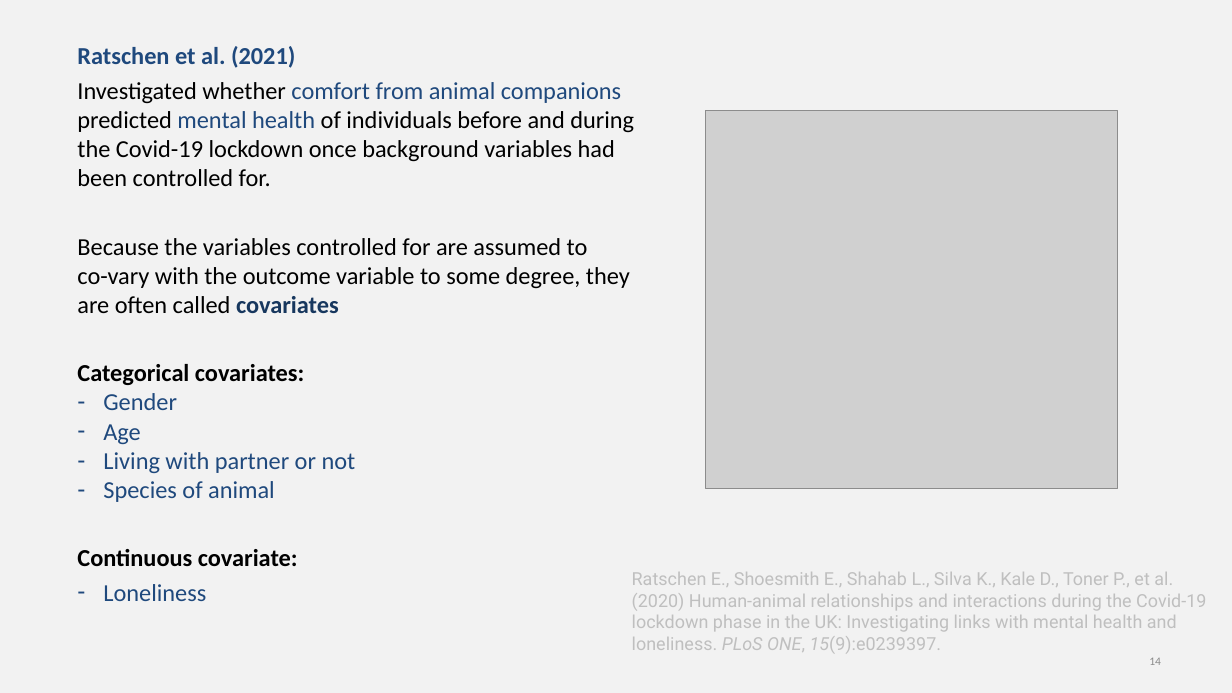
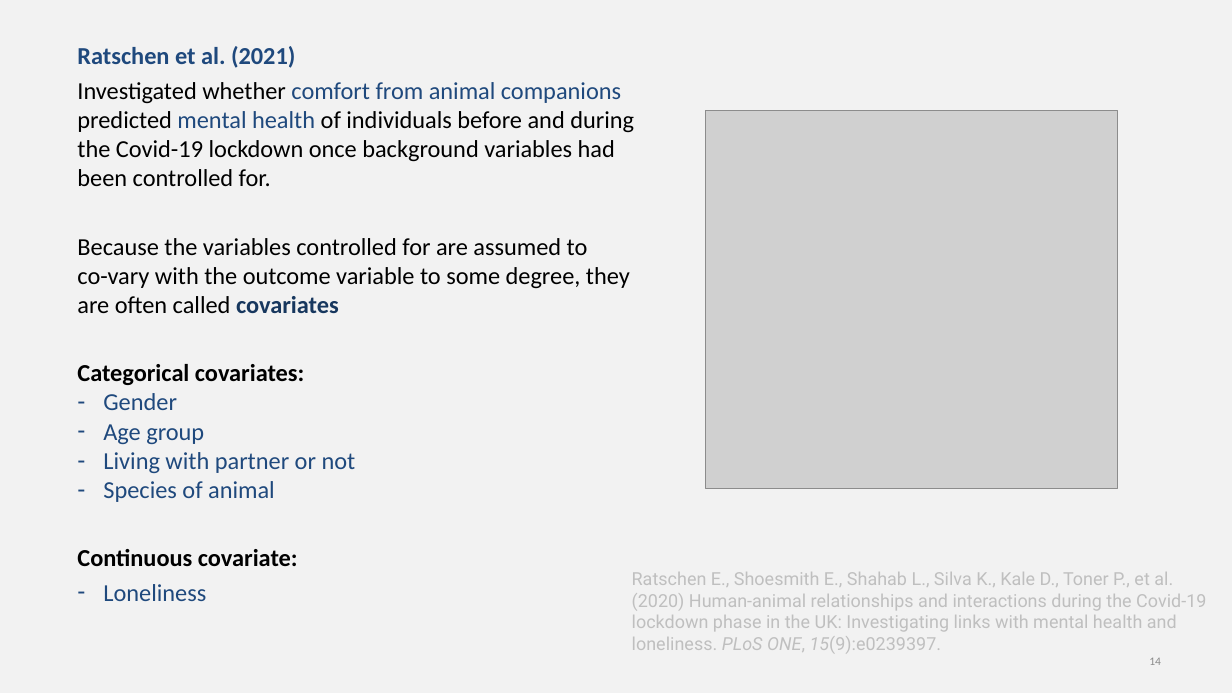
Before and after one commit to chrisjberry/datafluencyCB, a slide deck: slide 14 of docs/slides/PSYC753_L5_MultipleRegression3.pptx. Drawn at 1232x693 pixels with LibreOffice and Linux fonts; fonts in the diff are those of the drawing; grey boxes stand for pictures. Boxes give left, top, right and bottom in pixels: in the first picture for what was removed or moved away, otherwise in the second. Text is boxed around its words. In the diff, an @@ line names an element or a change of style, - is before the commit and + after.

```diff
--- a/docs/slides/PSYC753_L5_MultipleRegression3.pptx
+++ b/docs/slides/PSYC753_L5_MultipleRegression3.pptx
@@ text at [103, 424, 204, 444]: text changed @@
-– Age
+– Age group
```
Also in this commit, not shown: 3 other slides changed.
